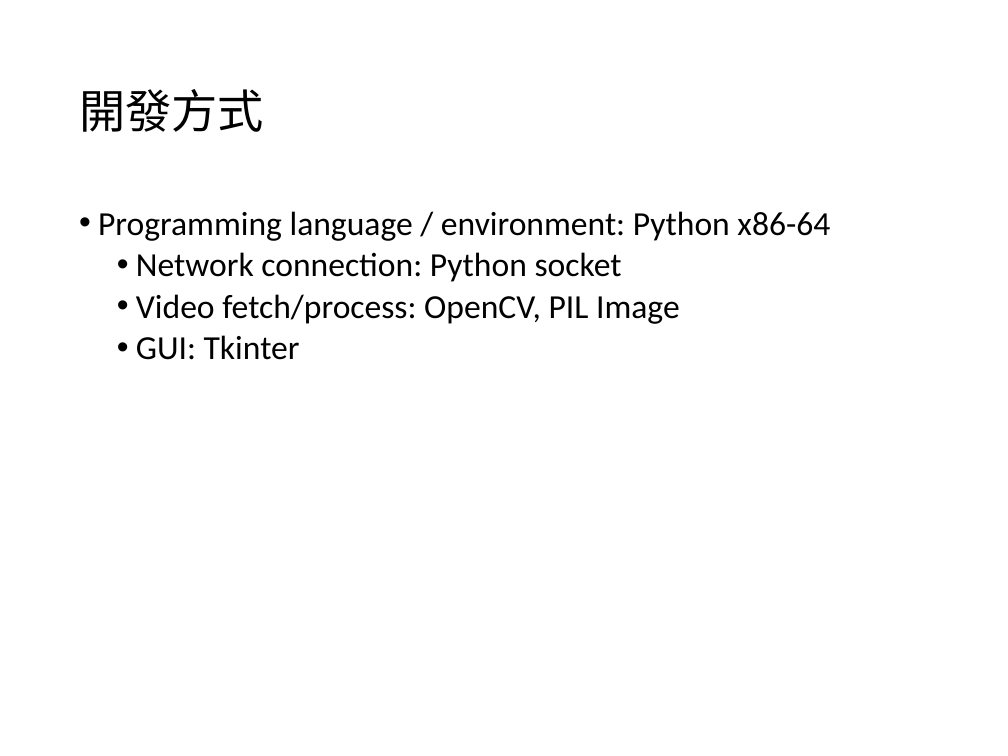
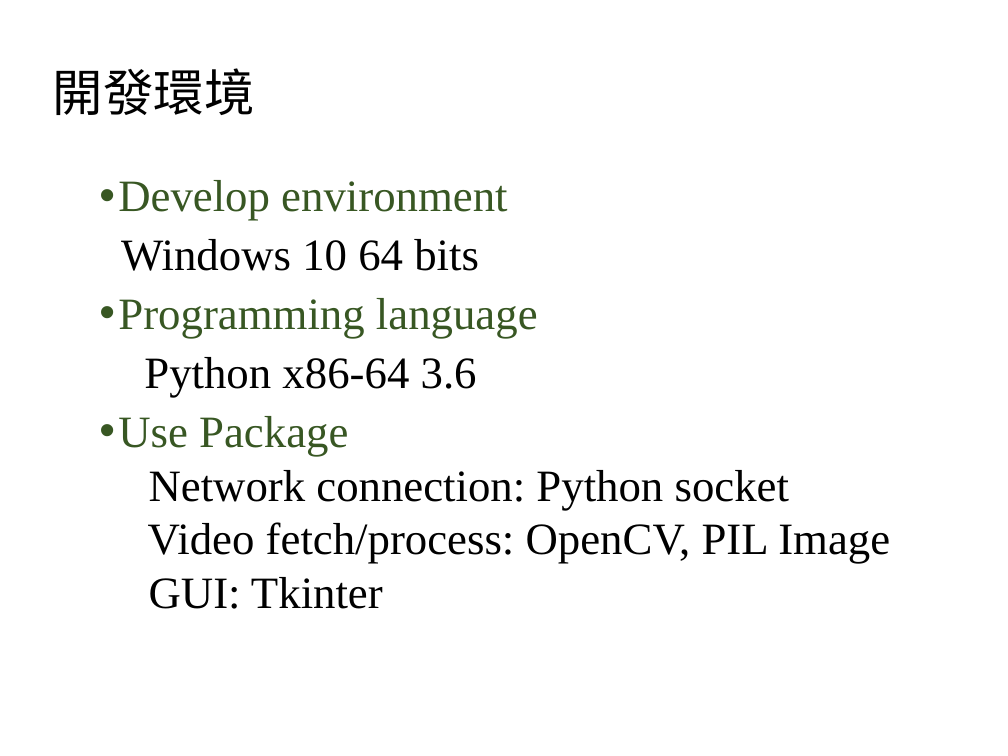
Before and after one commit to yth98/network-media, a slide deck: slide 4 of Report.ppt. Drawn at 1008x756 pixels with LibreOffice and Linux fonts; fonts in the diff are those of the drawing. Boxes give left, top, right and bottom in pixels: in the first picture for what was removed or moved away, otherwise in the second. Text is boxed around its words. In the diff, an @@ line names an element or a change of style, - is before the commit and + after.

```diff
--- a/Report.ppt
+++ b/Report.ppt
@@ title at <box>53,68,255,115</box>: text changed; size 33 to 36 pt; font Calibri to Noto Sans CJK SC @@
-開發方式
+開發環境
@@ text "Develop environment": place and size @@
-text "Develop environment" at <box>98,211,830,360</box>
+text "Develop environment" at <box>118,180,890,609</box>
@@ text at <box>118,180,538,456</box>: text changed; size 24 to 32 pt; font Calibri to Times New Roman; text colour #000000 to #385723 @@
-• Programming language / environment: Python x86-64
+• Develop environment
+Windows 10 64 bits
+• Programming language
+Python x86-64 3.6
+• Use Package
@@ text at <box>148,470,890,609</box>: size 24 to 32 pt, font Calibri to Times New Roman in "Network connection: Python socket", "Video fetch/process: OpenCV, PIL Image", "GUI: Tkinter"; bullet • to none @@
```
Also in this commit, not shown: 5 other slides changed, 4 slides added, 2 slides removed, 4 other files.
